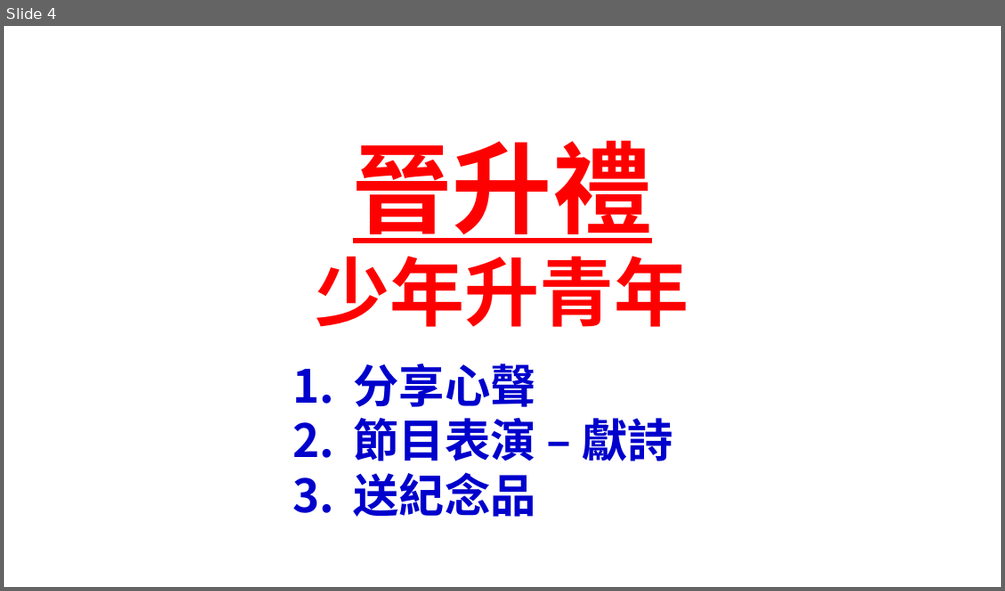
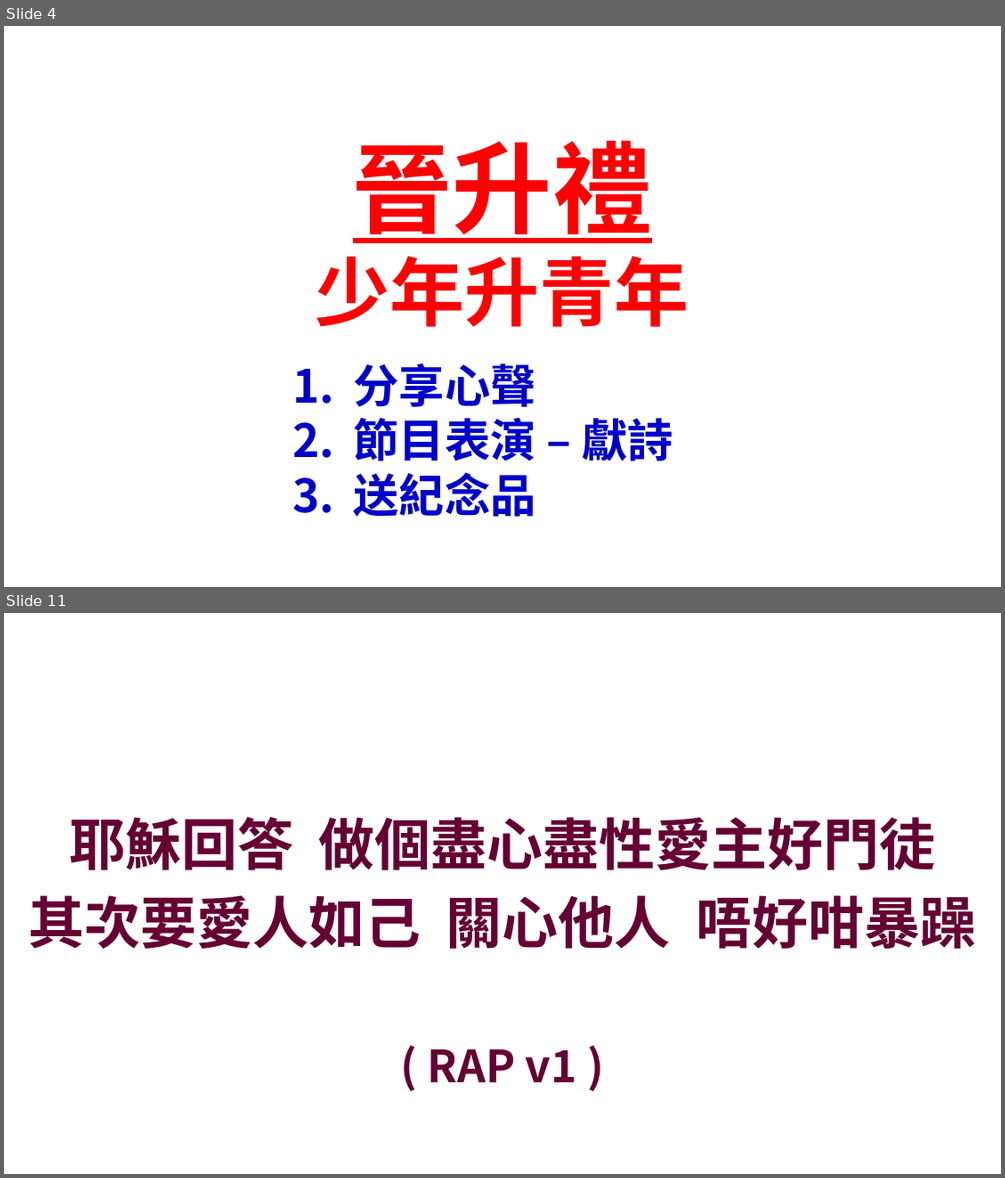
Before and after one commit to batisuoc/bible-school, a slide deck: 2022年主日學結業禮頒獎.pptx. Shown one above the other, each under a label of ours: slide 4 before the commit, slides 4 and 11 after it; the slides between them are not shown. The pictures are 1005x591 and 1005x1178 pixels, drawn with LibreOffice and Linux fonts; fonts in the diff are those of the drawing; background and template pictures are left out. Boxes give left, top, right and bottom in pixels: in the first picture for what was removed or moved away, otherwise in the second. Text is boxed around its words. In the diff, an @@ line names an element or a change of style, - is before the commit and + after.

```diff
--- a/2022年主日學結業禮頒獎.pptx
+++ b/2022年主日學結業禮頒獎.pptx
@@ slide 11 added at (x1=4, y1=613, x2=1001, y2=1174), background picture (left out) @@
@@ text added at (x1=28, y1=817, x2=977, y2=949), 54 pt, text #660033, bold @@
+耶穌回答 做個盡心盡性愛主好門徒
+其次要愛人如己 關心他人 唔好咁暴躁
@@ text added at (x1=428, y1=1049, x2=577, y2=1082), 42.7 pt, text #660033, bold @@
+( RAP v1 )
```
Also in this commit, not shown: 18 other slides added.
